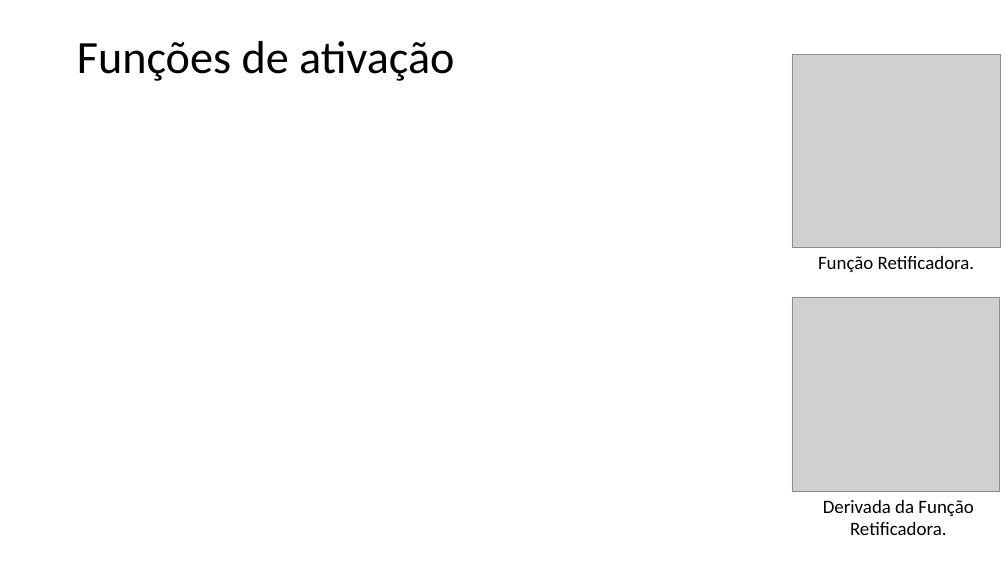
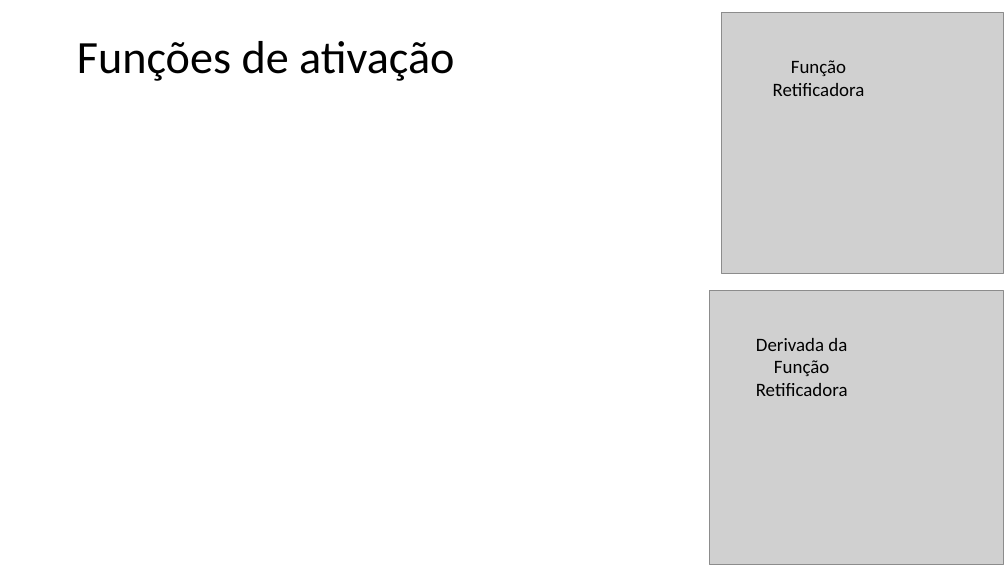
Before and after one commit to zz4fap/t320_aprendizado_de_maquina, a slide deck: slide 10 of slides/T320_Redes_Neurais_Artificiais (Parte II).pptx. Drawn at 1008x567 pixels with LibreOffice and Linux fonts; fonts in the diff are those of the drawing; grey boxes stand for pictures. Boxes give left, top, right and bottom in pixels: in the first picture for what was removed or moved away, otherwise in the second. Text is boxed around its words. In the diff, an @@ line names an element or a change of style, - is before the commit and + after.

```diff
--- a/slides/T320_Redes_Neurais_Artificiais (Parte II).pptx
+++ b/slides/T320_Redes_Neurais_Artificiais (Parte II).pptx
@@ picture: place and size @@
-picture at [792, 54, 1001, 248]
+picture at [721, 12, 1003, 274]
@@ text at [773, 60, 865, 96]: text changed @@
-Função Retificadora.
+Função Retificadora
@@ picture: place and size @@
-picture at [792, 298, 1000, 492]
+picture at [709, 290, 1003, 565]
@@ text at [756, 338, 848, 396]: text changed @@
-Derivada da Função Retificadora.
+Derivada da Função Retificadora
```
Also in this commit, not shown: 4 other slides changed, 2 slides added, 1 slide removed.
